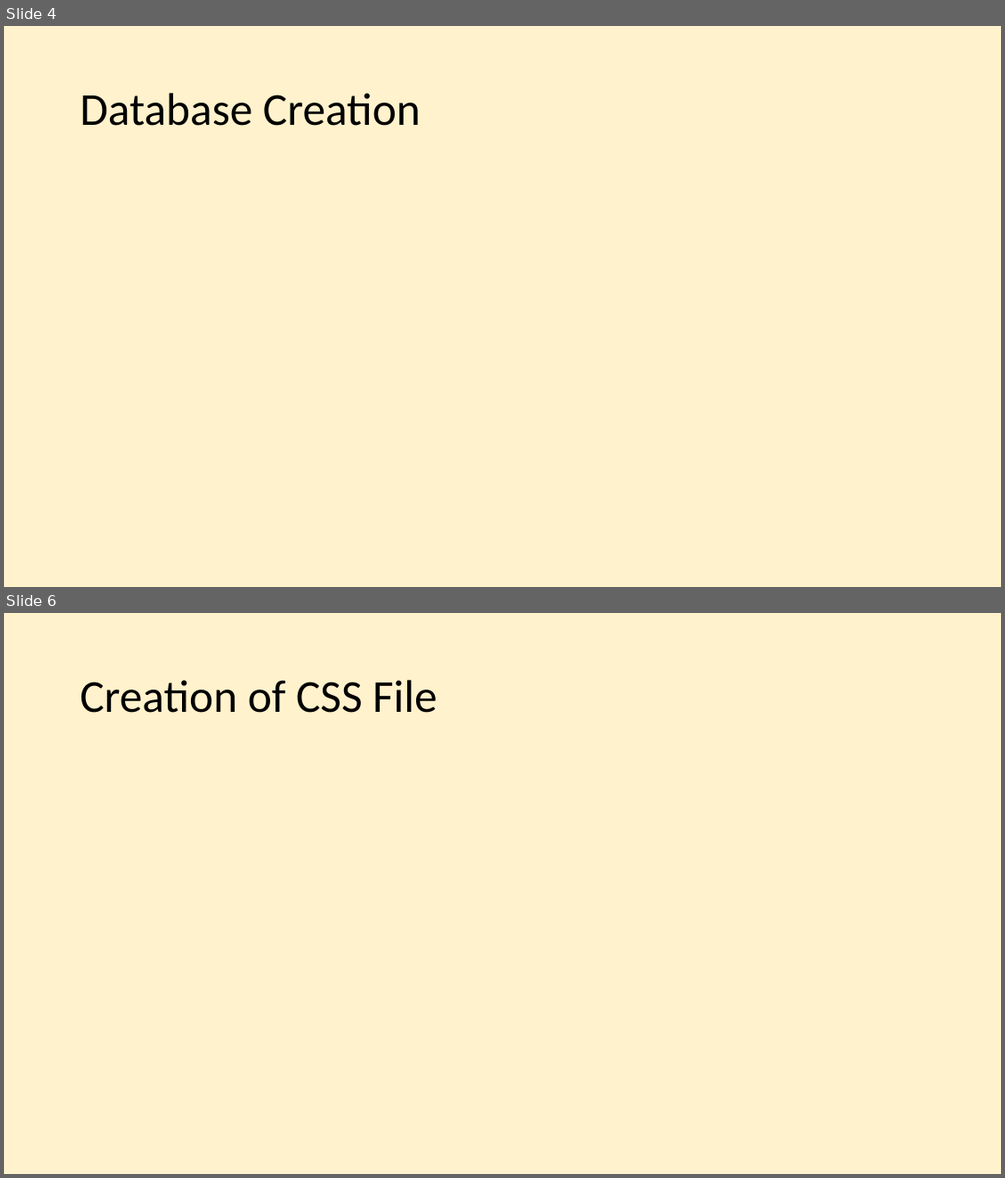
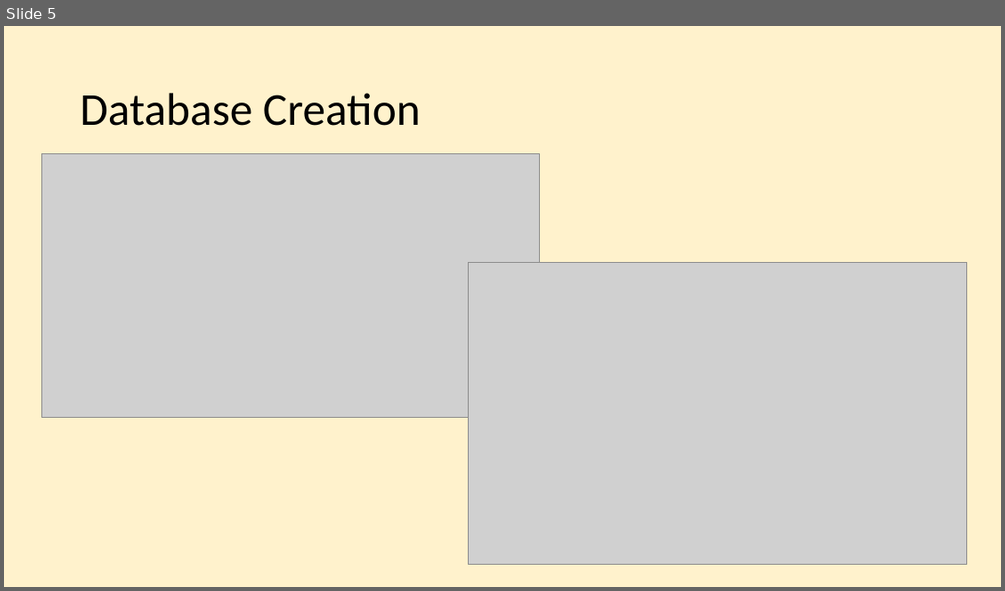
Before and after one commit to teresanttruong/M16-project-3-RTT, a slide deck: restaurants_presentation.pptx. Shown one above the other, each under a label of ours: slides 4 and 6 before the commit, slide 5 after it; the slides between them are not shown. The pictures are 1005x1178 and 1005x591 pixels, drawn with LibreOffice and Linux fonts; fonts in the diff are those of the drawing; grey boxes stand for pictures. Boxes give left, top, right and bottom in pixels: in the first picture for what was removed or moved away, otherwise in the second. Text is boxed around its words. In the diff, an @@ line names an element or a change of style, - is before the commit and + after.

```diff
--- a/restaurants_presentation.pptx
+++ b/restaurants_presentation.pptx
@@ slide 6 removed at (x1=4, y1=613, x2=1001, y2=1174), background #FFF2CC @@
@@ title removed at (x1=80, y1=680, x2=437, y2=713) @@
-Creation of CSS File
@@ what was slide 4 is now slide 5 @@
@@ slide 5 changed as well @@
@@ picture added at (x1=41, y1=154, x2=540, y2=417) @@
@@ picture added at (x1=469, y1=263, x2=967, y2=564) @@
```
Also in this commit, not shown: 3 other slides changed, 4 slides added, 5 other slides removed, 2 other files.
